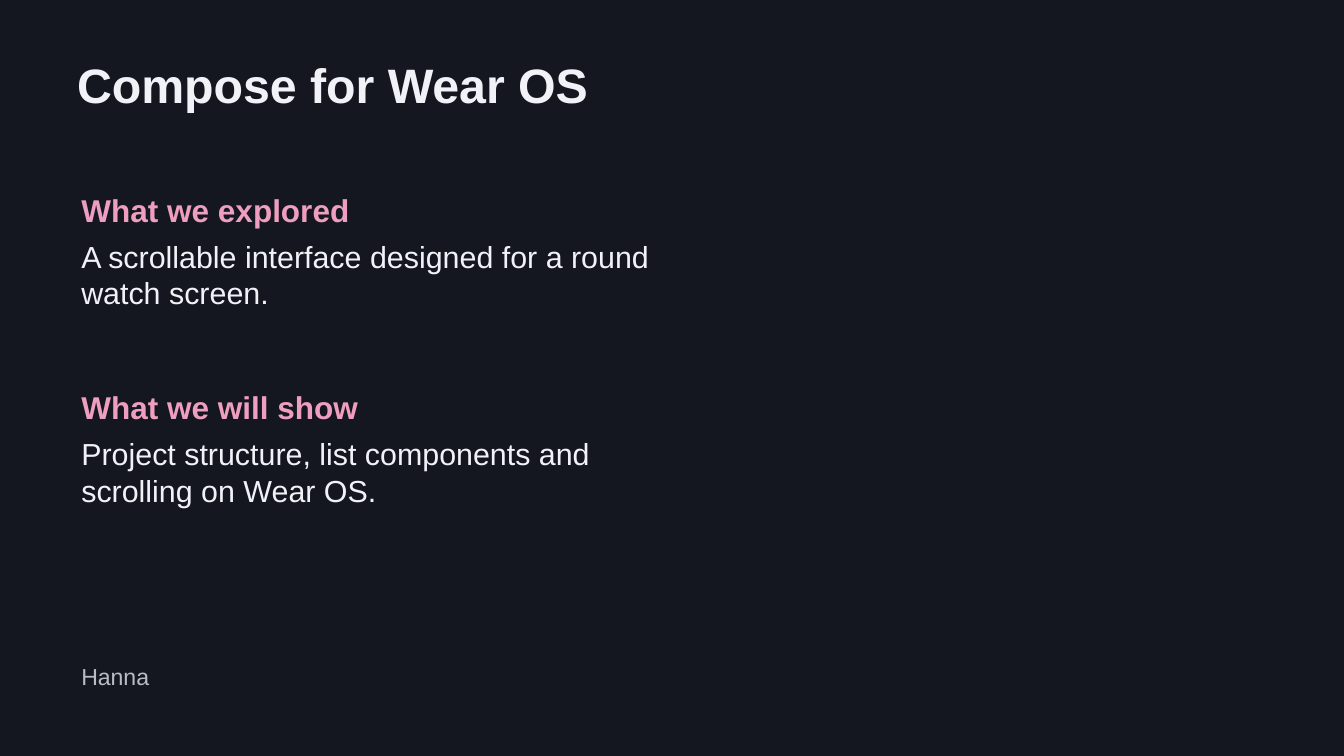
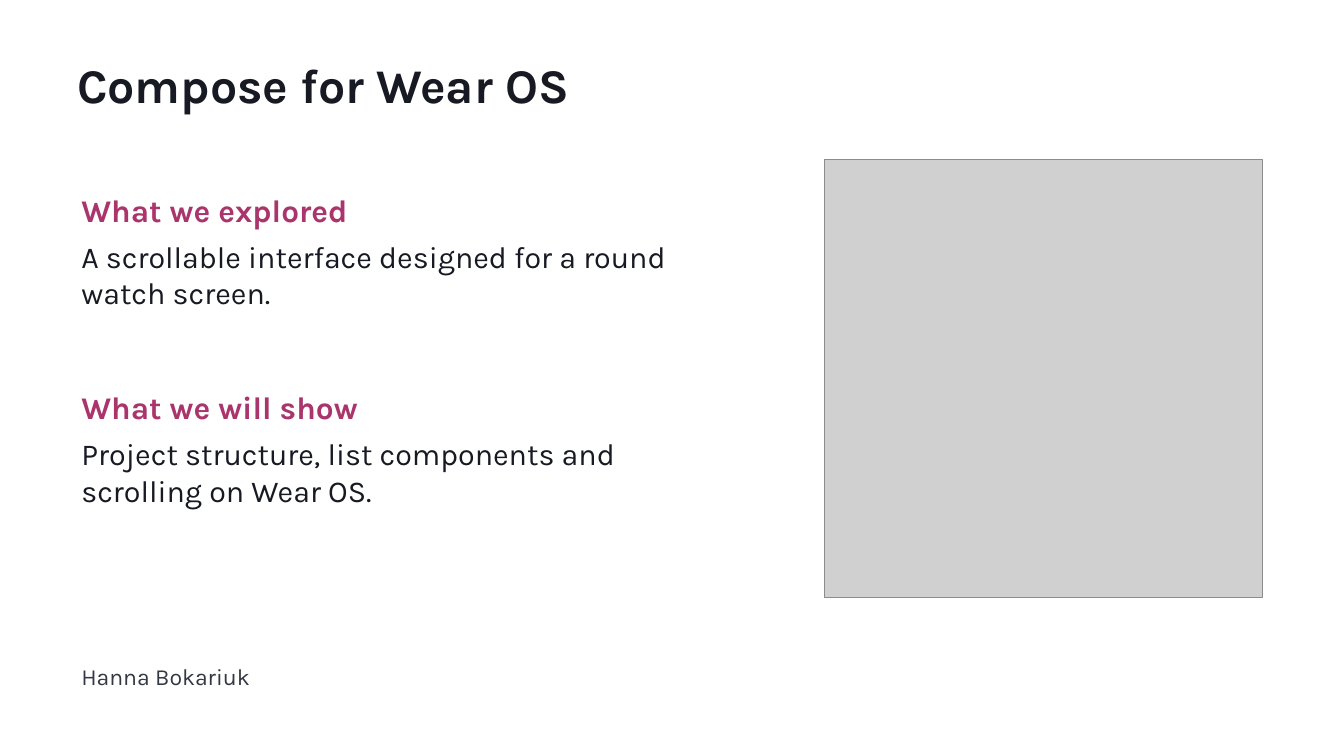
Before and after one commit to ms-Maryna/WearableAppDev, a slide deck: slide 6 of docs/slides/Wearable-App-Development.pptx (slide 1 before the commit). Drawn at 1344x756 pixels with LibreOffice and Linux fonts; fonts in the diff are those of the drawing; grey boxes stand for pictures. Boxes give left, top, right and bottom in pixels: in the first picture for what was removed or moved away, otherwise in the second. Text is boxed around its words. In the diff, an @@ line names an element or a change of style, - is before the commit and + after.

```diff
--- a/docs/slides/Wearable-App-Development.pptx
+++ b/docs/slides/Wearable-App-Development.pptx
@@ background #151720 to #FFFFFF @@
@@ picture added at [825,160,1262,598] @@
@@ text "What we explored" at [81,200,347,230]: font Arial to Karla, text colour #EE9EBF to #AA356D @@
@@ text "What we will show" at [81,396,358,420]: font Arial to Karla, text colour #EE9EBF to #AA356D @@
@@ font Arial to Karla, text colour #F1F2F7 to #171923 in 3 elements at [77,69,569,115], [81,247,665,305], [81,444,615,510] @@
@@ text at [81,669,250,686]: text changed; font Arial to Karla; text colour #B9BBC8 to #343844 @@
-Hanna
+Hanna Bokariuk
```
Also in this commit, not shown: 14 other slides changed, 7 slides added, 6 other files.
